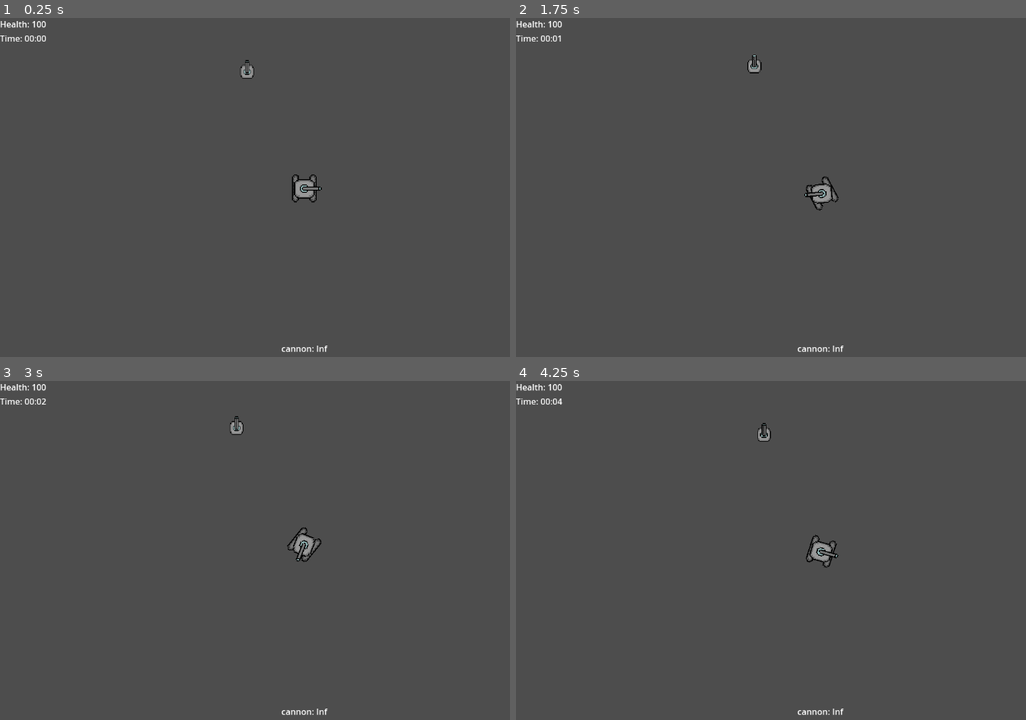
Above: before the commit, frames 1-4 (two rows, left to right).
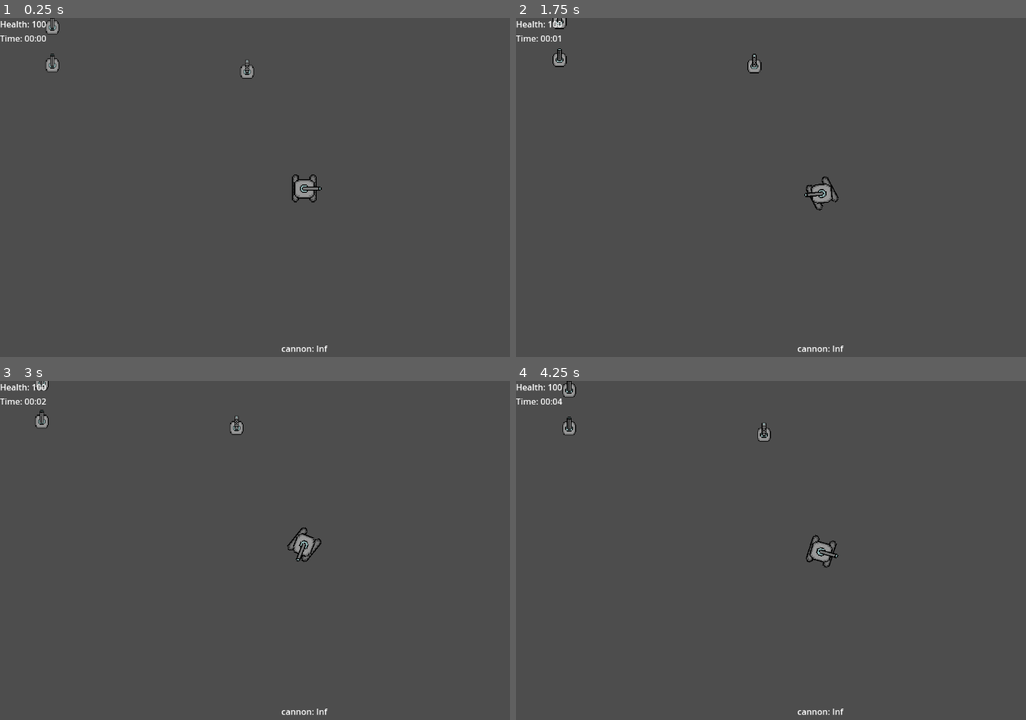
Above: after the commit, the same moments.

Repository: ThomasRieger/Godot_Red-Planet
Game: Godot game, scene res://main.tscn
Same seed, same stepped clock (60 frames per second), same inputs: the game is played once before the commit and once after it.
Inputs (mouse positions are in pixels of both pictures, inside the frame that each line leads up to):
- Up to frame 1 (0.25 s): no input
- Up to frame 2 (1.75 s): tap Enter at 0.5 s; move the mouse to (954, 170) at 0.52 s; tap A (a) at 0.6 s; click (954, 170) at 0.67 s; tap D (d) at 0.8, 1.35 s; move the mouse to (699, 204) at 1.27 s; click (699, 204) at 1.42 s; tap S (s) at 1.55 s
- Up to frame 3 (3 s): move the mouse to (367, 475) at 2.02 s; tap S (s) at 2.1 s; click (367, 475) at 2.17 s; tap W (w) at 2.3, 2.85 s; move the mouse to (275, 618) at 2.77 s; click (275, 618) at 2.92 s
- Up to frame 4 (4.25 s): tap A (a) at 3.05, 3.6 s; move the mouse to (1000, 601) at 3.52 s; click (1000, 601) at 3.67 s; tap D (d) at 3.8 s

The runs differ from the first frame. In frame 1, 0.2% of the frame differs, in the area x 8-49%, y 0-17%; in frame 2, 0.2%; in frame 3, 0.2%; in frame 4, 0.2%, in the area x 9-50%, y 0-17%.

Commit message:
add Shotgun

Diff:
--- a/Bullet.gd
+++ b/Bullet.gd
@@ -3,8 +3,8 @@
 var speed = 400
 var direction = Vector2.ZERO
 var damage = 10
+var lifetime = 5.0
 @onready var sprite = $Sprite2D
-var lifetime = 5.0
 
 func _ready():
 	if direction != Vector2.ZERO:
--- a/Player.gd
+++ b/Player.gd
@@ -5,6 +5,7 @@
 @onready var body = $Wheel
 @onready var cannon_sprite = $Head/CannonSprite
 @onready var machine_gun_sprite = $Head/MachineGunSprite
+@onready var shotgun_sprite = $Head/ShotgunSprite
 var health = 100
 var weapons = [
 	{"name": "cannon", "ammo": -1},
@@ -82,7 +83,7 @@
 		if event.button_index == MOUSE_BUTTON_LEFT:
 			if event.pressed:
 				is_shooting = true
-				if weapons[current_weapon]["name"] == "cannon":
+				if weapons[current_weapon]["name"] != "machine_gun":
 					shoot()
 			else:
 				is_shooting = false
@@ -109,39 +110,69 @@
 		bullet.damage = 5
 		get_parent().add_child(bullet)
 
-		# Reduce ammo
 		weapons[current_weapon]["ammo"] -= 1
 		emit_signal("weapon_changed", current_weapon, weapons[current_weapon]["name"], weapons[current_weapon]["ammo"])
 
-		# Discard machine gun if out of ammo and switch to cannon
 		if weapons[current_weapon]["ammo"] <= 0:
 			weapons[current_weapon] = {"name": "Empty", "ammo": 0}
-			emit_signal("weapon_changed", current_weapon, weapons[current_weapon]["name"], weapons[current_weapon]["ammo"])  # Update the emptied slot
-			current_weapon = 0  # Switch to cannon
+			emit_signal("weapon_changed", current_weapon, weapons[current_weapon]["name"], weapons[current_weapon]["ammo"])
+			current_weapon = 0
 			update_weapon_sprite()
-			emit_signal("weapon_changed", current_weapon, weapons[current_weapon]["name"], weapons[current_weapon]["ammo"])  # Update the new slot
+			emit_signal("weapon_changed", current_weapon, weapons[current_weapon]["name"], weapons[current_weapon]["ammo"])
 			return
 
 		can_shoot = false
 		await get_tree().create_timer(machine_gun_cooldown).timeout
 		can_shoot = true
 
+	elif weapons[current_weapon]["name"] == "shotgun" and weapons[current_weapon]["ammo"] > 0:
+		var base_direction = (get_global_mouse_position() - global_position).normalized()
+		var spread_angle = deg_to_rad(30)
+		var pellet_count = 5
+		var angle_step = spread_angle / (pellet_count - 1) if pellet_count > 1 else 0
+
+		for i in range(pellet_count):
+			var angle_offset = (i - (pellet_count - 1) / 2.0) * angle_step
+			var pellet_direction = base_direction.rotated(angle_offset)
+
+			var bullet = bullet_scene.instantiate()
+			bullet.position = cannon.global_position
+			bullet.direction = pellet_direction
+			bullet.damage = 15
+			bullet.lifetime = 0.5  # Shorter range (disappears after 0.3 seconds)
+			bullet.speed = 200  # Slower speed for even shorter range
+			get_parent().add_child(bullet)
+
+		var old_slot = current_weapon
+		weapons[current_weapon]["ammo"] -= 1
+		emit_signal("weapon_changed", current_weapon, weapons[current_weapon]["name"], weapons[current_weapon]["ammo"])
+
+		if weapons[current_weapon]["ammo"] <= 0:
+			weapons[current_weapon] = {"name": "Empty", "ammo": 0}
+			emit_signal("weapon_changed", current_weapon, weapons[current_weapon]["name"], weapons[current_weapon]["ammo"])
+			current_weapon = 0
+			update_weapon_sprite()
+			emit_signal("weapon_changed", current_weapon, weapons[current_weapon]["name"], weapons[current_weapon]["ammo"])
+			return
+
+		can_shoot = false
+		await get_tree().create_timer(shoot_cooldown).timeout
+		can_shoot = true
+
 func update_weapon_sprite():
 	cannon_sprite.visible = weapons[current_weapon]["name"] == "cannon" or weapons[current_weapon]["name"] == "Empty"
 	machine_gun_sprite.visible = weapons[current_weapon]["name"] == "machine_gun"
+	shotgun_sprite.visible = weapons[current_weapon]["name"] == "shotgun"
 
 func pickup_weapon(weapon_name: String, ammo: int):
-	# Check if the player already has this weapon
 	for i in range(1, weapons.size()):
 		if weapons[i]["name"] == weapon_name:
-			# Refill ammo to base amount (100 for machine gun)
-			weapons[i]["ammo"] = 100
+			weapons[i]["ammo"] = 100 if weapon_name == "machine_gun" else 50
 			current_weapon = i
 			update_weapon_sprite()
 			emit_signal("weapon_changed", current_weapon, weapons[current_weapon]["name"], weapons[current_weapon]["ammo"])
 			return
 
-	# If not found, add to an empty slot
 	for i in range(1, weapons.size()):
 		if weapons[i]["name"] == "Empty":
 			weapons[i] = {"name": weapon_name, "ammo": ammo}
--- a/Player.tscn
+++ b/Player.tscn
@@ -69,4 +69,13 @@
 texture = ExtResource("4_e80uo")
 hframes = 5
 vframes = 2
+frame = 3
+
+[node name="ShotgunSprite" type="Sprite2D" parent="Head"]
+visible = false
+position = Vector2(7.27596e-12, 0)
+scale = Vector2(0.68, 0.74)
+texture = ExtResource("4_e80uo")
+hframes = 5
+vframes = 2
 frame = 2
--- a/Weapon/MachineGunPickup.tscn
+++ b/Weapon/MachineGunPickup.tscn
@@ -18,6 +18,6 @@
 texture = ExtResource("2_gqewq")
 hframes = 5
 vframes = 2
-frame = 2
+frame = 3
 
 [connection signal="body_entered" from="." to="." method="_on_body_entered"]
--- /dev/null
+++ b/Weapon/ShotgunPickup.gd
@@ -0,0 +1,9 @@
+extends Area2D
+
+func _ready():
+	connect("body_entered", _on_body_entered)
+
+func _on_body_entered(body):
+	if body.is_in_group("player"):
+		body.pickup_weapon("shotgun", 50)  # Give shotgun with 50 ammo
+		queue_free()
--- /dev/null
+++ b/Weapon/ShotgunPickup.tscn
@@ -0,0 +1,23 @@
+[gd_scene load_steps=4 format=3 uid="uid://ixgjtsijh25r"]
+
+[ext_resource type="Texture2D" uid="uid://djj8d145crtqg" path="res://Assets/rp_gun_bullet.png" id="1_lq07a"]
+[ext_resource type="Script" uid="uid://c1tviejc0358o" path="res://Weapon/ShotgunPickup.gd" id="1_n4aqm"]
+
+[sub_resource type="CircleShape2D" id="CircleShape2D_lq07a"]
+radius = 5.0
+
+[node name="ShotgunPickup" type="Area2D"]
+script = ExtResource("1_n4aqm")
+
+[node name="CollisionShape2D" type="CollisionShape2D" parent="."]
+shape = SubResource("CircleShape2D_lq07a")
+
+[node name="Sprite2D" type="Sprite2D" parent="."]
+position = Vector2(-4.76837e-07, 4.76837e-07)
+scale = Vector2(0.483398, 0.483398)
+texture = ExtResource("1_lq07a")
+hframes = 5
+vframes = 2
+frame = 2
+
+[connection signal="body_entered" from="." to="." method="_on_body_entered"]
--- a/main.tscn
+++ b/main.tscn
@@ -1,9 +1,10 @@
-[gd_scene load_steps=7 format=4 uid="uid://bxrqquykmx84m"]
+[gd_scene load_steps=8 format=4 uid="uid://bxrqquykmx84m"]
 
 [ext_resource type="Script" uid="uid://becs0yck1yw5h" path="res://main.gd" id="1_h2yge"]
 [ext_resource type="PackedScene" uid="uid://qcsoq4ybi1ft" path="res://Player.tscn" id="2_0xm2m"]
 [ext_resource type="Texture2D" uid="uid://dmq7tgvgdu6w" path="res://progress_pro.png" id="3_h2yge"]
 [ext_resource type="PackedScene" uid="uid://b2qi6u0yrwvpe" path="res://Weapon/MachineGunPickup.tscn" id="4_1bvp3"]
+[ext_resource type="PackedScene" uid="uid://ixgjtsijh25r" path="res://Weapon/ShotgunPickup.tscn" id="5_lquwl"]
 
 [sub_resource type="TileSetAtlasSource" id="TileSetAtlasSource_1bvp3"]
 texture = ExtResource("3_h2yge")
@@ -74,3 +75,9 @@
 
 [node name="MachineGunPickup2" parent="." instance=ExtResource("4_1bvp3")]
 position = Vector2(64, 26)
+
+[node name="ShotgunPickup" parent="." instance=ExtResource("5_lquwl")]
+position = Vector2(-59, 22)
+
+[node name="ShotgunPickup2" parent="." instance=ExtResource("5_lquwl")]
+position = Vector2(-59, -2)
Not shown, added: Weapon/ShotgunPickup.gd.uid
